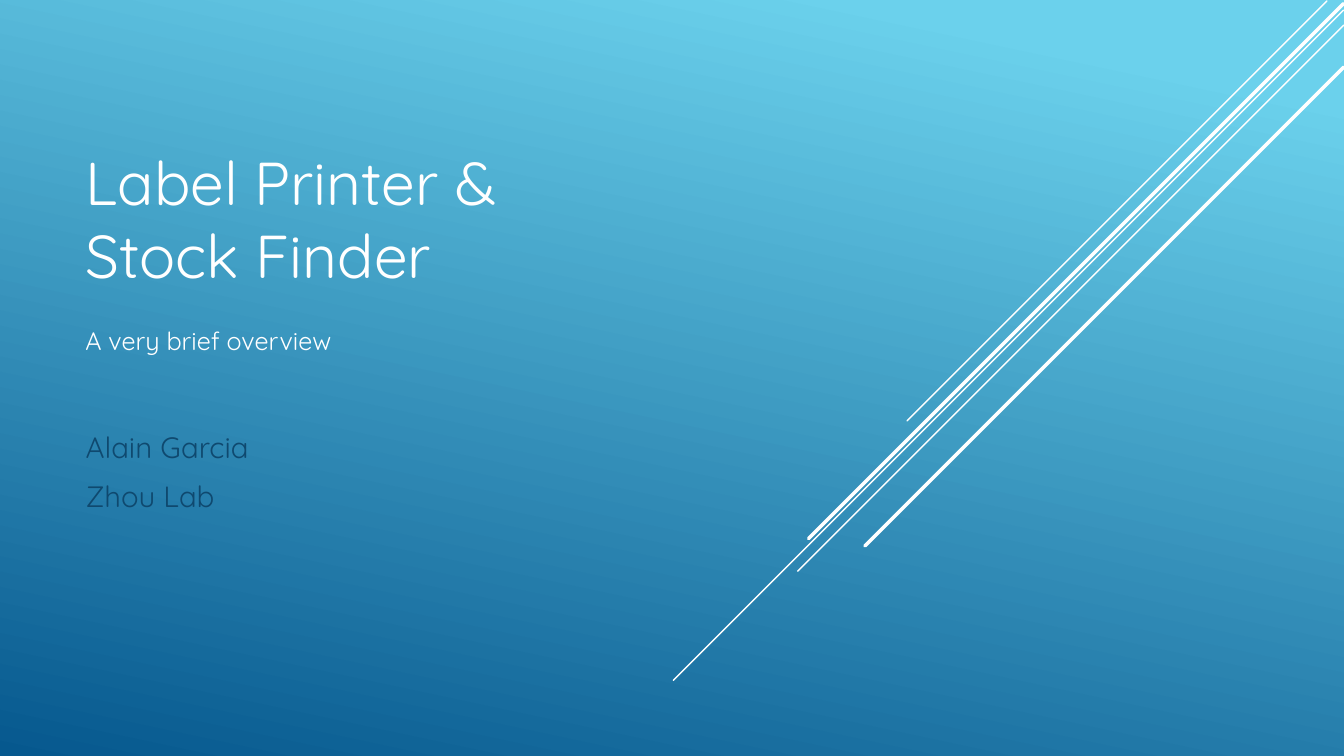
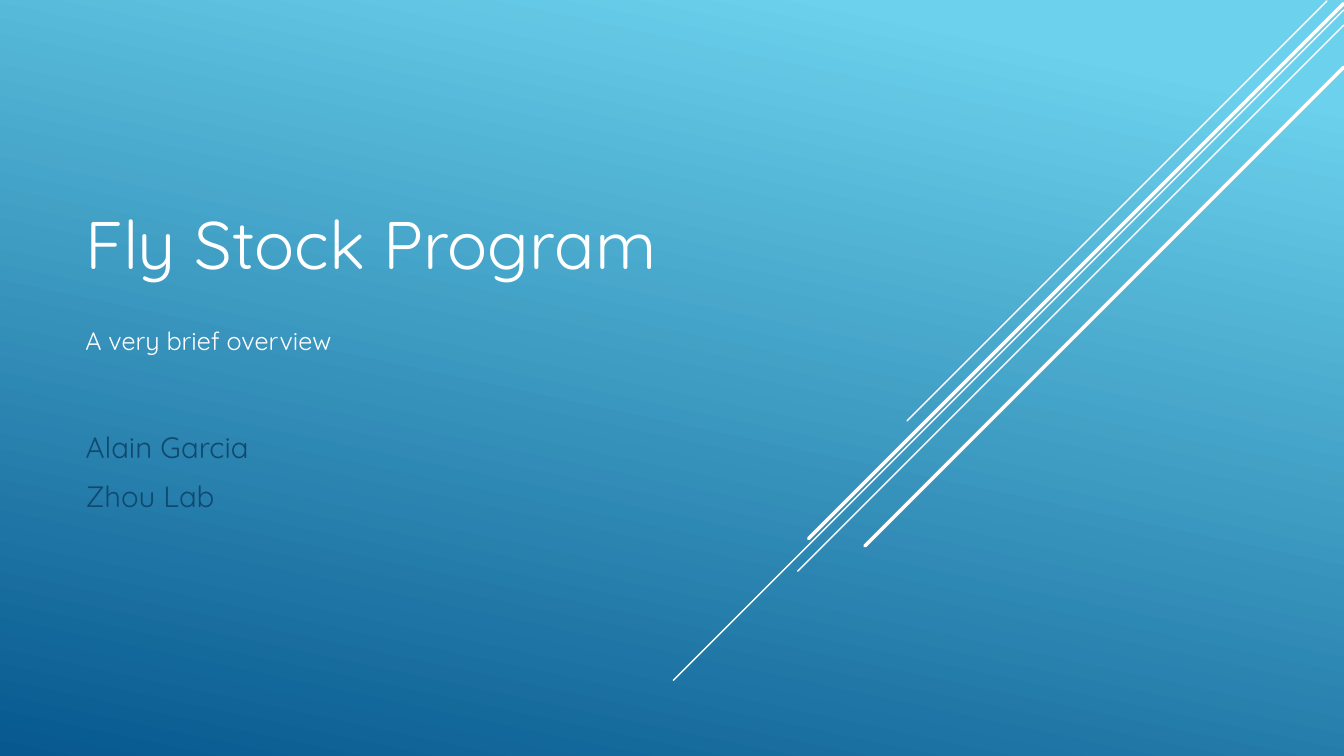
Before and after one commit to zhoulab/FlyStock-Program, a slide deck: slide 1 of Documentation/BriefOverview.pptx. Drawn at 1344x756 pixels with LibreOffice and Linux fonts; fonts in the diff are those of the drawing. Boxes give left, top, right and bottom in pixels: in the first picture for what was removed or moved away, otherwise in the second. Text is boxed around its words. In the diff, an @@ line names an element or a change of style, - is before the commit and + after.

```diff
--- a/Documentation/BriefOverview.pptx
+++ b/Documentation/BriefOverview.pptx
@@ title at [86, 219, 656, 283]: text changed; size 43.2 to 48 pt @@
-Label Printer &
-Stock Finder
+Fly Stock Program
```
Also in this commit, not shown: 3 other slides changed, 2 slides added, 15 other files.
